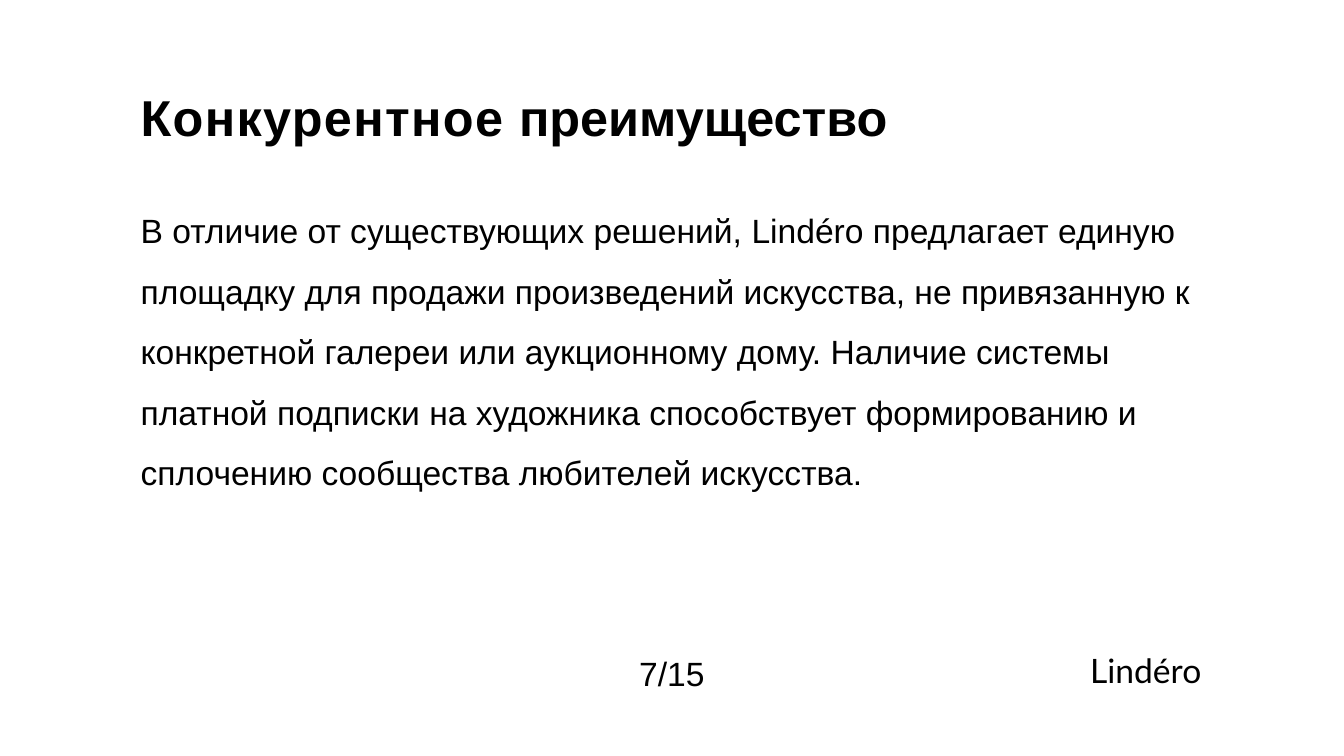
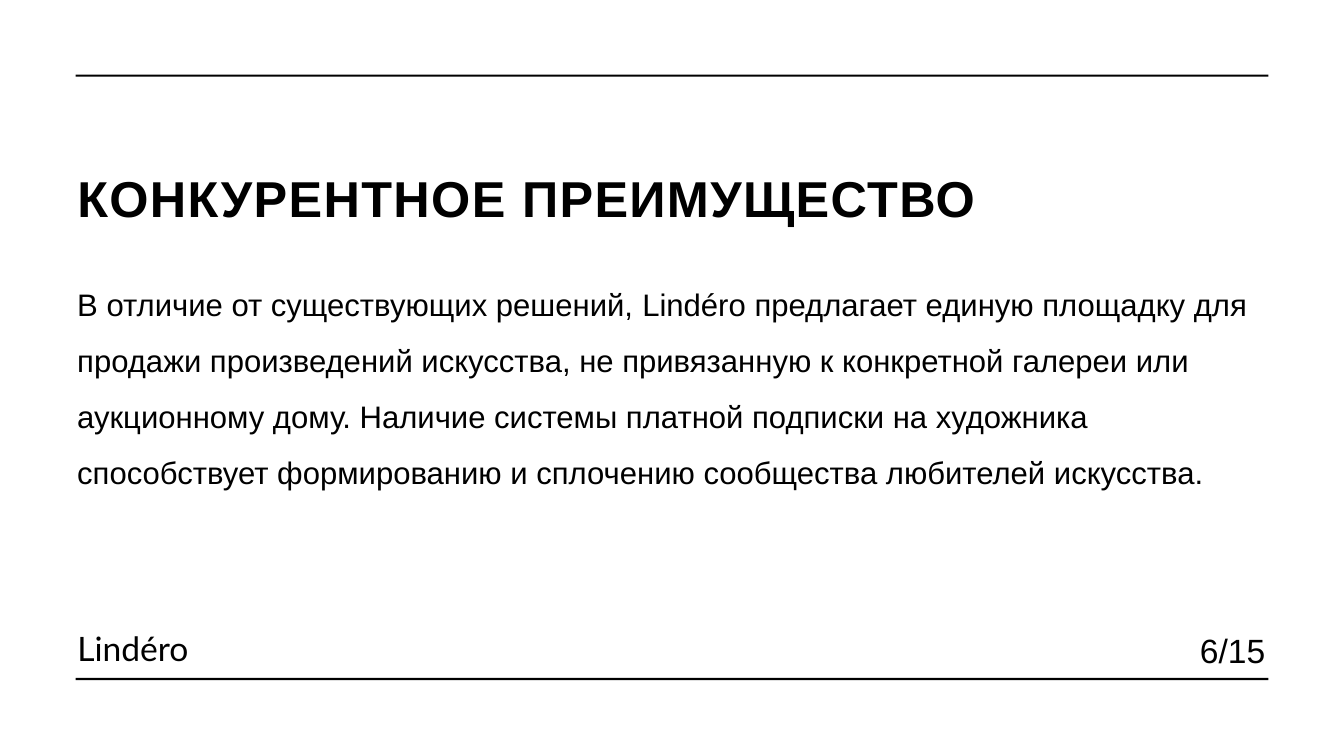
Before and after one commit to raiden-20/online_gallery, a slide deck: slide 6 of Документация/Презентация/Презентация.pptx (slide 7 before the commit). Drawn at 1344x756 pixels with LibreOffice and Linux fonts; fonts in the diff are those of the drawing. Boxes give left, top, right and bottom in pixels: in the first picture for what was removed or moved away, otherwise in the second. Text is boxed around its words. In the diff, an @@ line names an element or a change of style, - is before the commit and + after.

```diff
--- a/Документация/Презентация/Презентация.pptx
+++ b/Документация/Презентация/Презентация.pptx
@@ line added from (76, 76) to (1268, 76), #000000 1.5 pt @@
@@ text at [77, 181, 975, 227]: text changed @@
-Конкурентное преимущество
+КОНКУРЕНТНОЕ ПРЕИМУЩЕСТВО
@@ text "В отличие от существующих решений, ...": place and size @@
-text "В отличие от существующих решений, ..." at [141, 218, 1190, 492]
+text "В отличие от существующих решений, ..." at [77, 293, 1247, 490]
@@ text "В отличие от существующих решений, ..." at [77, 293, 1247, 490]: size 24 to 22.2 pt @@
@@ text "Lindéro": place and size @@
-text "Lindéro" at [1090, 658, 1201, 684]
+text "Lindéro" at [77, 636, 188, 662]
@@ text added at [1200, 638, 1265, 664], 24 pt, text #000000 @@
+6/15
@@ line added from (76, 680) to (1268, 680), #000000 1.5 pt @@
@@ text removed at [639, 661, 704, 687] @@
-7/15
```
Also in this commit, not shown: 12 other slides changed, 2 slides added, 2 slides removed, 1 other file.
